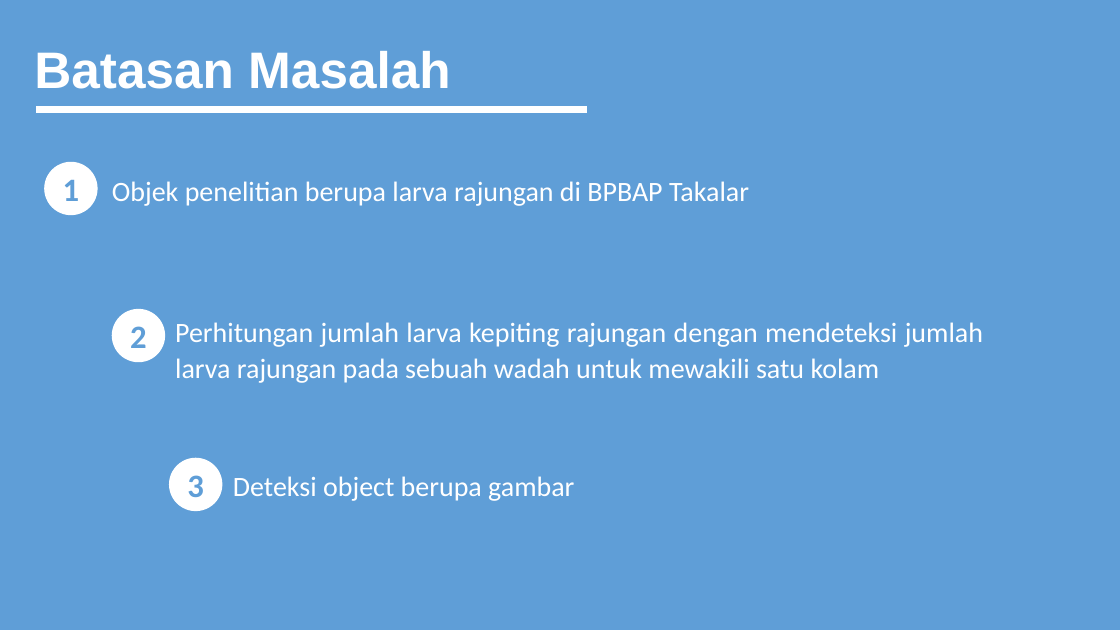
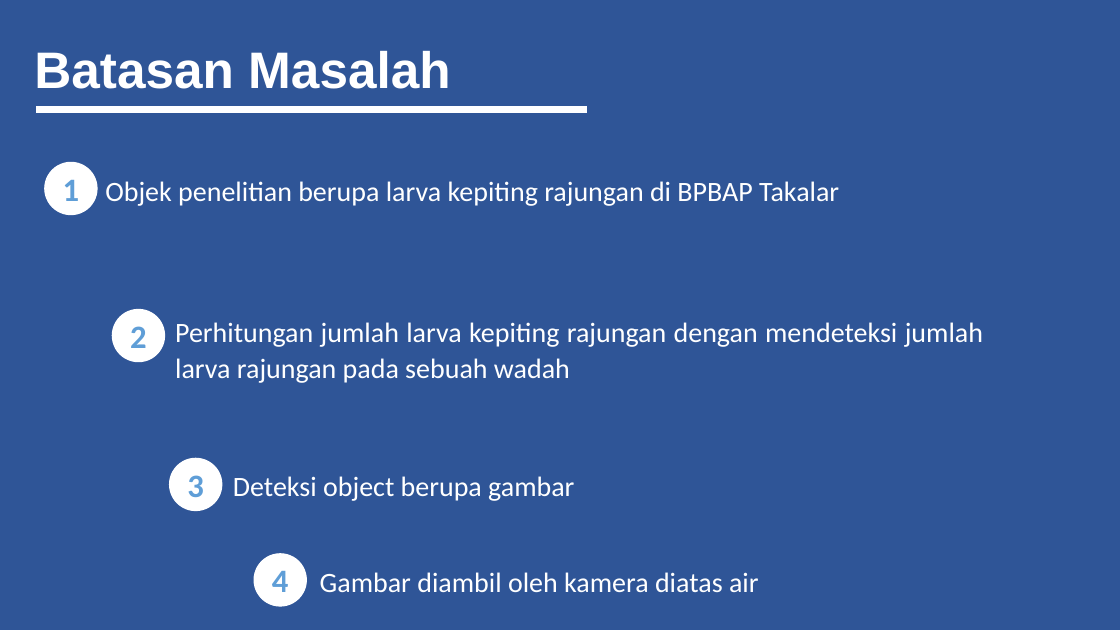
Before and after one commit to MariefW/2.-skripsi, a slide deck: slide 4 of Format Proposal M Arief Wicaksono.pptx. Drawn at 1120x630 pixels with LibreOffice and Linux fonts; fonts in the diff are those of the drawing. Boxes give left, top, right and bottom in pixels: in the first picture for what was removed or moved away, otherwise in the second. Text is boxed around its words. In the diff, an @@ line names an element or a change of style, - is before the commit and + after.

```diff
--- a/Format Proposal M Arief Wicaksono.pptx
+++ b/Format Proposal M Arief Wicaksono.pptx
@@ background #5F9ED7 to #2F5597 @@
@@ text at (x1=105, y1=181, x2=839, y2=206): text changed @@
-Objek penelitian berupa larva rajungan di BPBAP Takalar
+Objek penelitian berupa larva kepiting rajungan di BPBAP Takalar
@@ text at (x1=175, y1=322, x2=983, y2=383): text changed @@
-Perhitungan jumlah larva kepiting rajungan dengan mendeteksi jumlah larva rajungan pada sebuah wadah untuk mewakili satu kolam
+Perhitungan jumlah larva kepiting rajungan dengan mendeteksi jumlah larva rajungan pada sebuah wadah
@@ ellipse added at (x1=255, y1=554, x2=307, y2=606), fill #FFFFFF, outline #FFFFFF 1 pt, 28 pt, text #5F9ED7, bold @@
+4
@@ text added at (x1=320, y1=572, x2=759, y2=592), 24 pt, text #FFFFFF @@
+Gambar diambil oleh kamera diatas air
```
Also in this commit, not shown: 9 other slides changed, 2 slides added, 1 slide removed, 14 other files.
